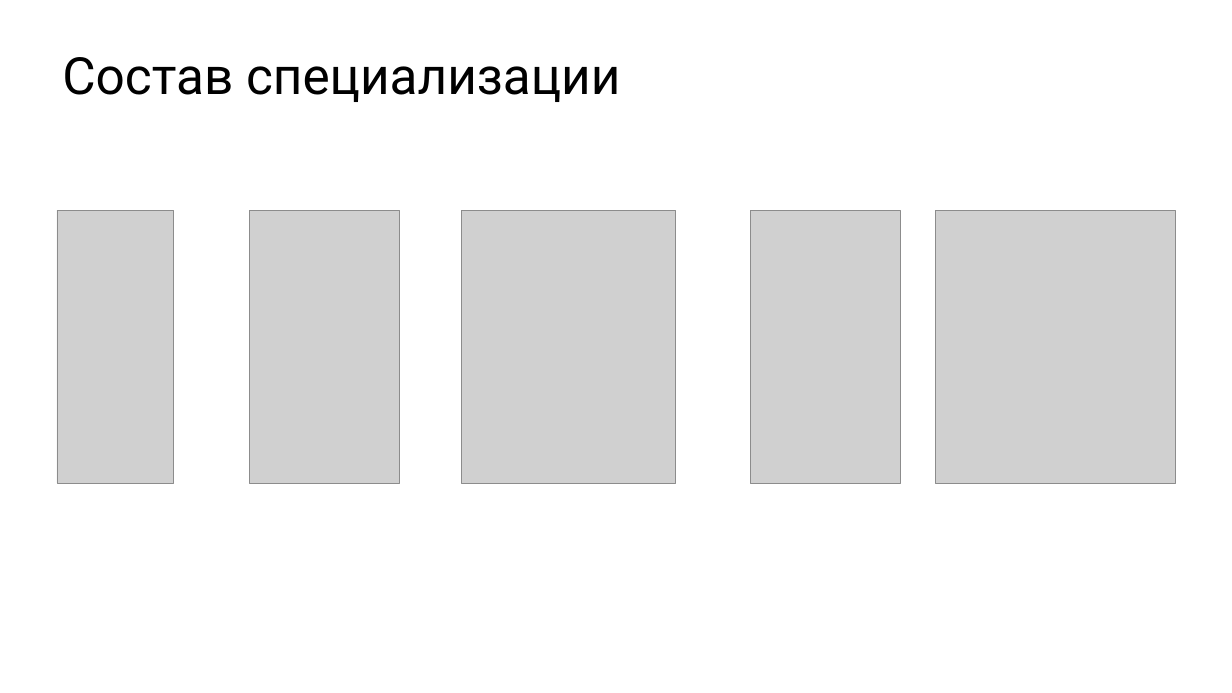
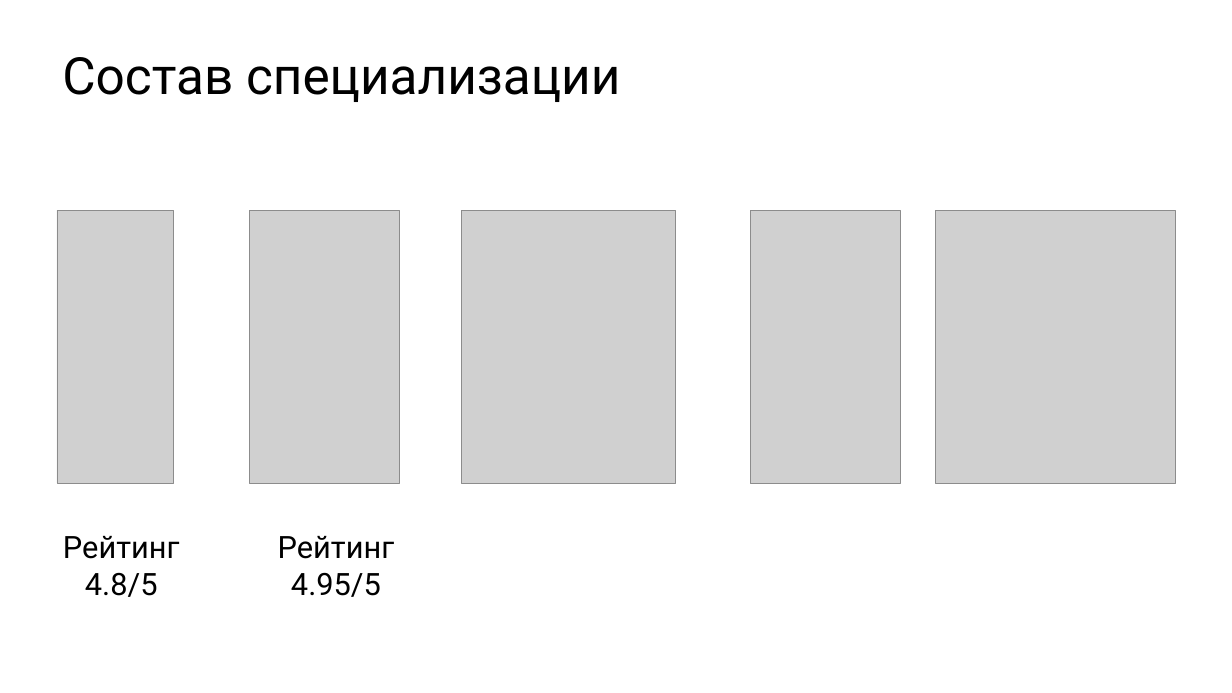
Before and after one commit to ishfb/cpprus18, a slide deck: slide 4 of slides.pptx. Drawn at 1232x693 pixels with LibreOffice and Linux fonts; fonts in the diff are those of the drawing; grey boxes stand for pictures. Boxes give left, top, right and bottom in pixels: in the first picture for what was removed or moved away, otherwise in the second. Text is boxed around its words. In the diff, an @@ line names an element or a change of style, - is before the commit and + after.

Commit message:
Добавил рейтинг в презентацию курсов

```diff
--- a/slides.pptx
+++ b/slides.pptx
@@ text added at [63,536,180,597], 48 pt, text #000000 @@
+Рейтинг
+4.8/5
@@ text added at [278,536,395,597], 48 pt, text #000000 @@
+Рейтинг
+4.95/5
```
